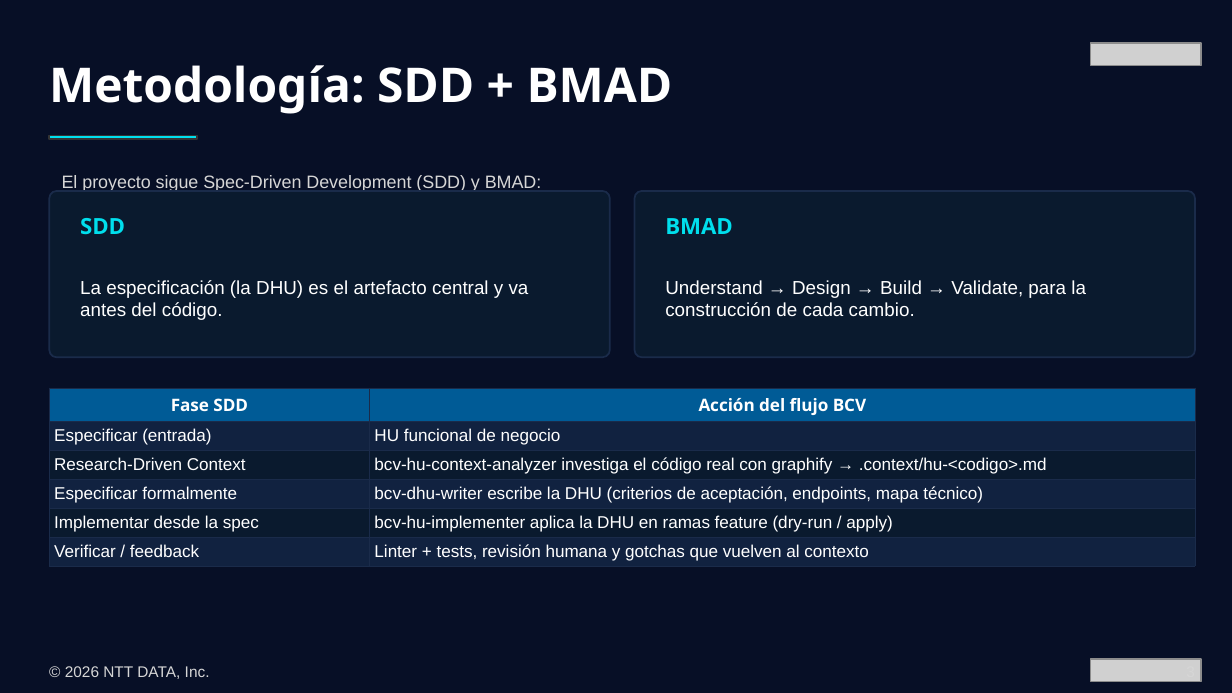
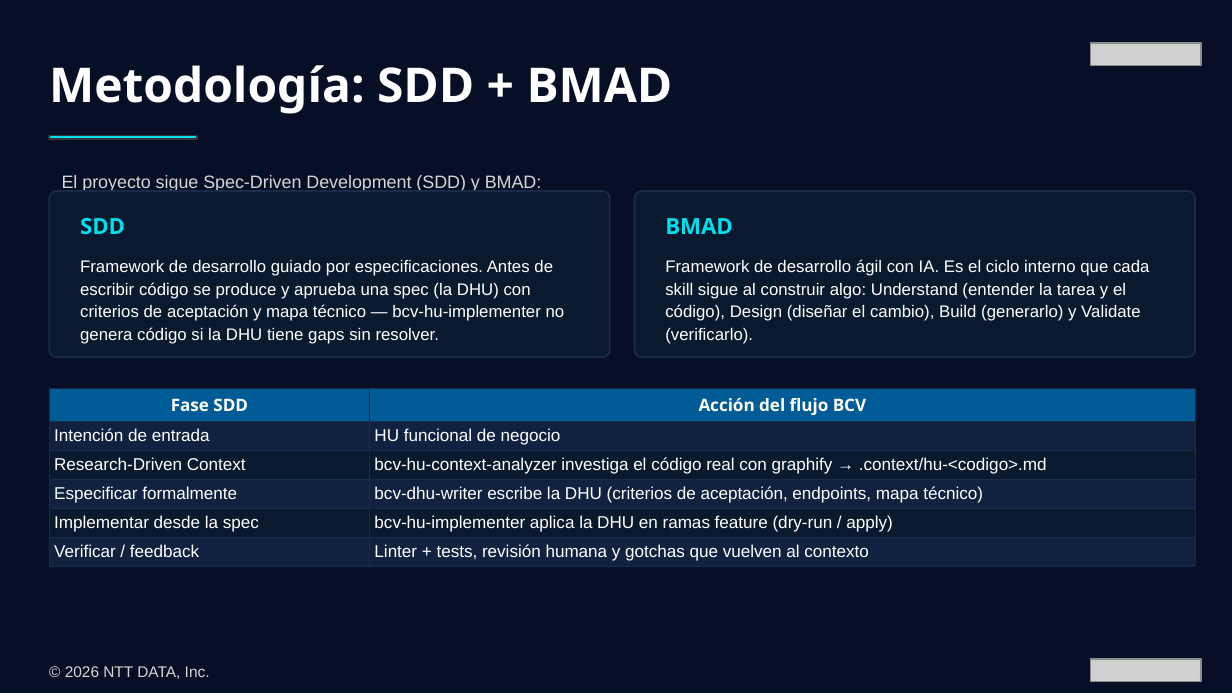
Before and after one commit to Jose-Mejia-NTT/skills-assi-comercial, a slide deck: slide 3 of presentations/presentacion-ejecutiva-skills-ia-bcv-resumen.pptx. Drawn at 1232x693 pixels with LibreOffice and Linux fonts; fonts in the diff are those of the drawing; grey boxes stand for pictures. Boxes give left, top, right and bottom in pixels: in the first picture for what was removed or moved away, otherwise in the second. Text is boxed around its words. In the diff, an @@ line names an element or a change of style, - is before the commit and + after.

```diff
--- a/presentations/presentacion-ejecutiva-skills-ia-bcv-resumen.pptx
+++ b/presentations/presentacion-ejecutiva-skills-ia-bcv-resumen.pptx
@@ text at bbox=[80, 260, 565, 344]: text changed; size 11 to 9.8 pt @@
-La especificación (la DHU) es el artefacto central y va antes del código.
+Framework de desarrollo guiado por especificaciones. Antes de escribir código se produce y aprueba una spec (la DHU) con criterios de aceptación y mapa técnico — bcv-hu-implementer no genera código si la DHU tiene gaps sin resolver.
@@ text at bbox=[665, 259, 1149, 344]: text changed; size 11 to 9.8 pt @@
-Understand → Design → Build → Validate, para la construcción de cada cambio.
+Framework de desarrollo ágil con IA. Es el ciclo interno que cada skill sigue al construir algo: Understand (entender la tarea y el código), Design (diseñar el cambio), Build (generarlo) y Validate (verificarlo).
@@ table at bbox=[49, 388, 1195, 565] @@
-row 2, column 1: Especificar (entrada)
+row 2, column 1: Intención de entrada
```
Also in this commit, not shown: 1 other slide changed, 4 other files.
